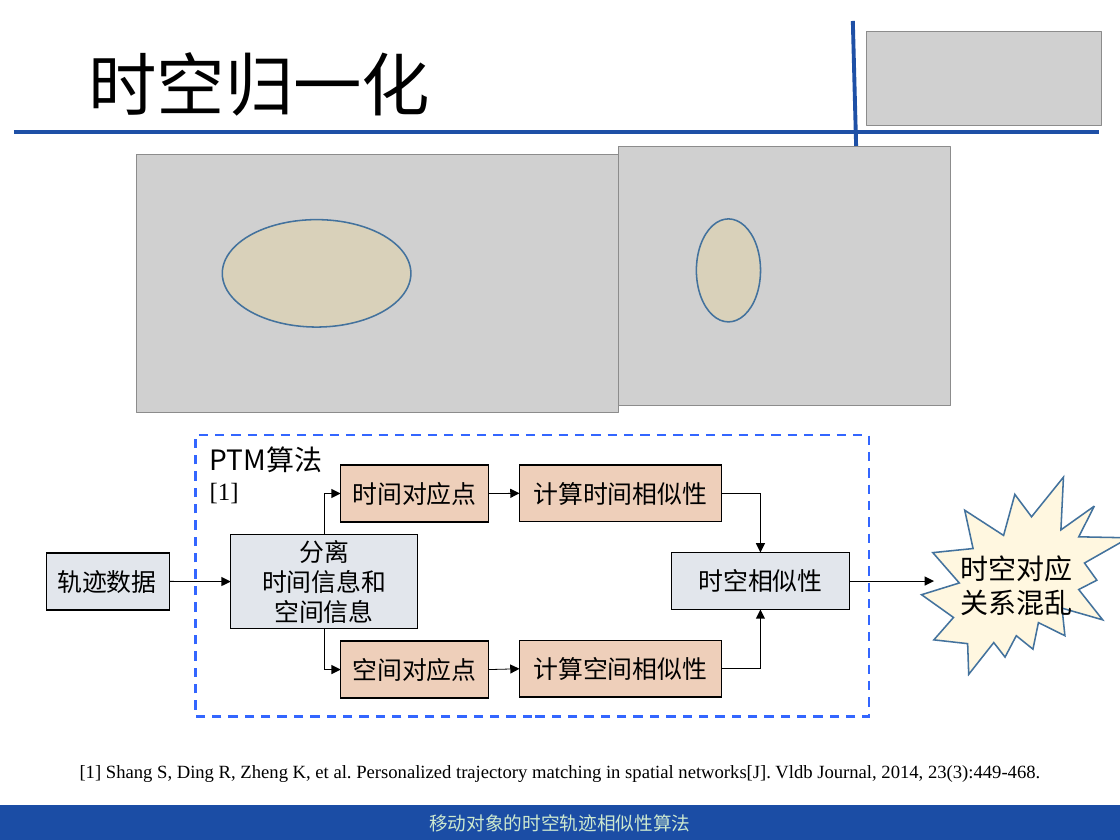
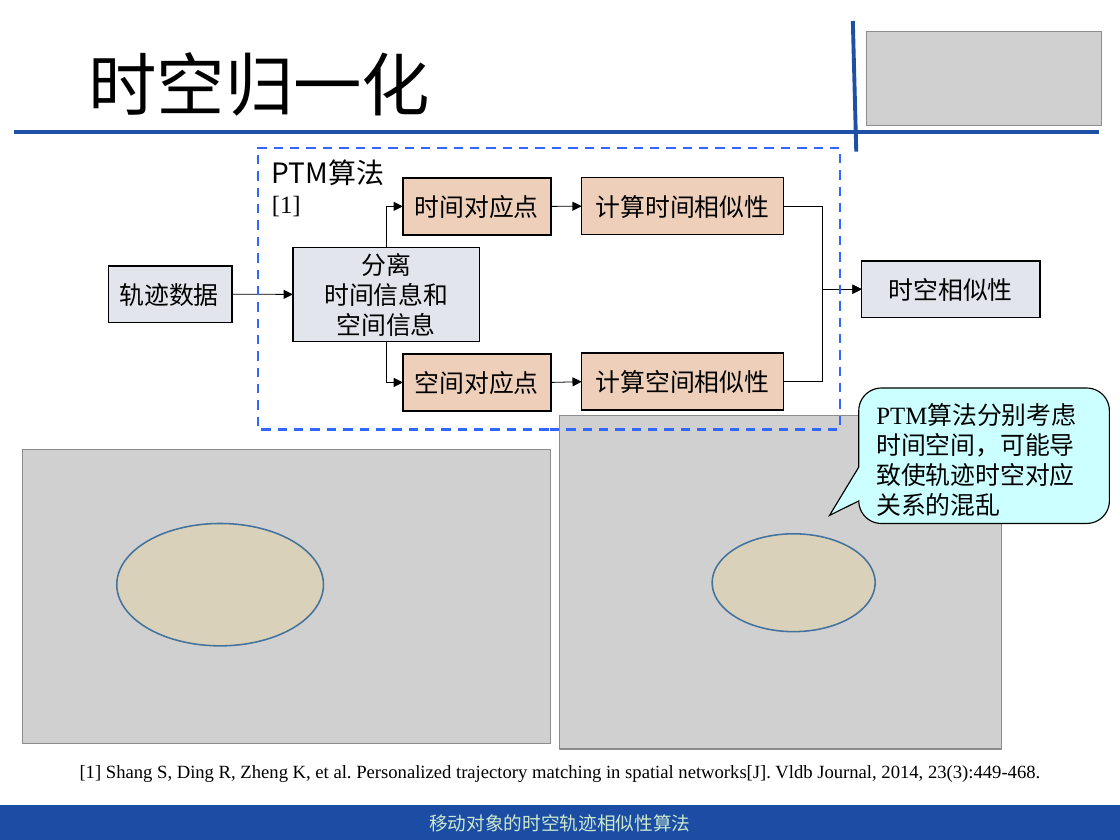
Before and after one commit to dingguangwei/biyelunwen, a slide deck: slide 8 of 答辩——毕设.pptx. Drawn at 1120x840 pixels with LibreOffice and Linux fonts; fonts in the diff are those of the drawing; grey boxes stand for pictures. Boxes give left, top, right and bottom in pixels: in the first picture for what was removed or moved away, otherwise in the second. Text is boxed around its words. In the diff, an @@ line names an element or a change of style, - is before the commit and + after.

```diff
--- a/答辩——毕设.pptx
+++ b/答辩——毕设.pptx
@@ rectangle: place and size @@
-rectangle at [196, 435, 869, 717]
+rectangle at [258, 148, 840, 430]
@@ picture removed at [618, 147, 951, 405] @@
@@ elbow arrow moved from (324, 534) - (340, 494) to (386, 248) - (403, 206) @@
@@ elbow arrow moved from (721, 493) - (760, 552) to (784, 206) - (861, 289) @@
@@ rectangle "轨迹数据": place and size @@
-rectangle "轨迹数据" at [46, 553, 169, 610]
+rectangle "轨迹数据" at [109, 265, 232, 323]
@@ rectangle "时空相似性": place and size @@
-rectangle "时空相似性" at [671, 552, 849, 609]
+rectangle "时空相似性" at [861, 261, 1039, 318]
@@ elbow arrow moved from (721, 669) - (760, 609) to (784, 382) - (861, 289) @@
@@ 2 rectangles, 1 elbow arrow: place and size @@
-2 rectangles, 1 elbow arrow at [231, 465, 721, 670]
+2 rectangles, 1 elbow arrow at [293, 178, 783, 382]
@@ rectangle "计算空间相似性": place and size @@
-rectangle "计算空间相似性" at [520, 641, 721, 698]
+rectangle "计算空间相似性" at [581, 353, 783, 410]
@@ 3 arrows, 2 rectangles, 1 text: place and size @@
-3 arrows, 2 rectangles, 1 text at [169, 446, 520, 698]
+3 arrows, 2 rectangles, 1 text at [232, 159, 581, 411]
@@ rounded speech box added at [859, 388, 1110, 523], fill #CCFFFF, outline #000000 0.75 pt, 16 pt, text #000000 @@
+PTM算法分别考虑时间空间，可能导致使轨迹时空对应关系的混乱
@@ picture added at [560, 416, 1002, 749] @@
@@ picture: place and size @@
-picture at [137, 155, 618, 413]
+picture at [22, 449, 551, 744]
@@ irregular seal removed at [922, 477, 1120, 674] @@
@@ ellipse: place and size @@
-ellipse at [223, 220, 411, 327]
+ellipse at [116, 523, 324, 645]
@@ ellipse: place and size @@
-ellipse at [697, 218, 760, 321]
+ellipse at [712, 534, 876, 632]
@@ text removed at [961, 555, 1073, 621] @@
-时空对应关系混乱
@@ arrow removed from (850, 581) to (934, 581) @@
```
Also in this commit, not shown: 17 other slides changed, 7 slides added, 34 slides removed, 2 other files.
